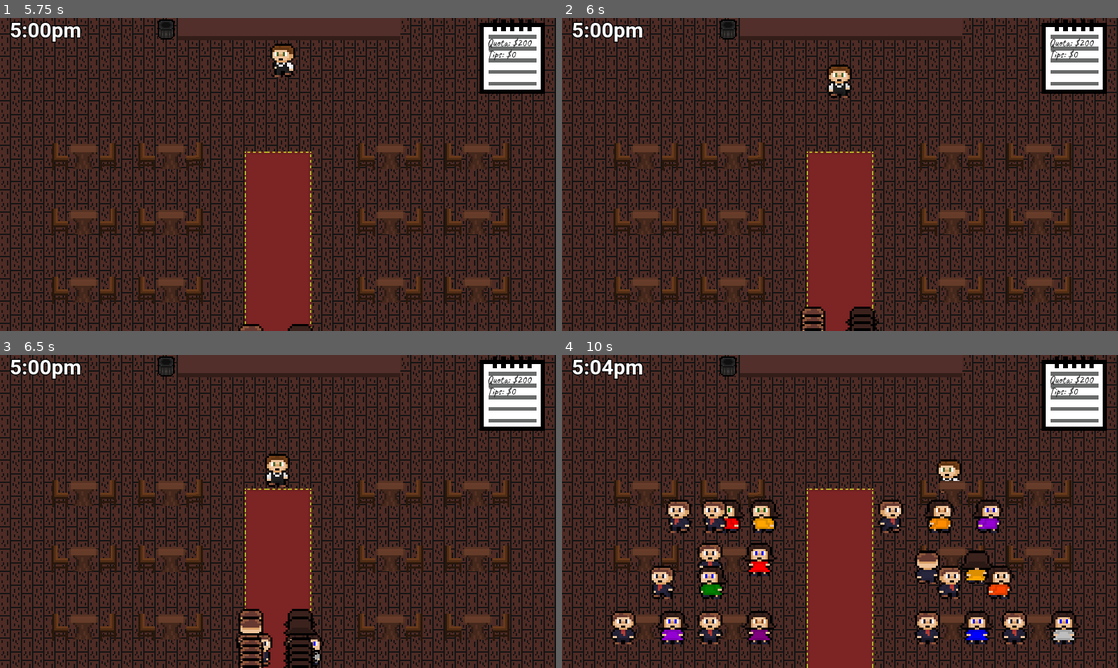
Above: before the commit, frames 1-4 (two rows, left to right).
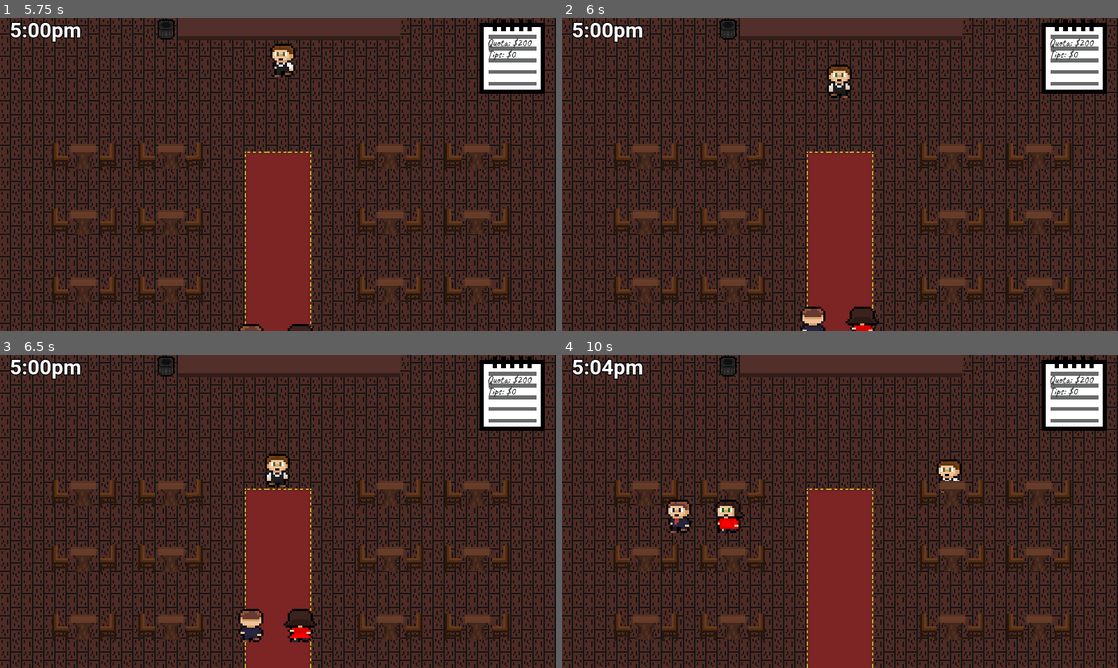
Above: after the commit, the same moments.

Repository: samw-26/Romantic-Evening
Game: Godot game, scene res://Assets/Scenes/title_screen.tscn
Same seed, same stepped clock (60 frames per second), same inputs: the game is played once before the commit and once after it.
Inputs:
- Up to frame 1 (5.75 s): click "Start" at 0.5 s; tap Enter at 1.25 s; hold D (right) 1.28-2.03 s; hold E (take) 1.28-2.03 s; hold S (down) 2.03-2.78 s; tap E (take) at 2.1, 3.6, 5.1 s; hold D (right) 2.78-3.53 s; hold E (take) 2.78-3.53 s; hold W (up) 3.53-4.28 s; hold E (take) 4.28-5.03 s; hold A (left) from 4.28 s (still down)
- Up to frame 2 (6 s): release A (left) at 5.78 s; hold S (down) from 5.78 s (still down); hold E (take) from 5.78 s (still down)
- Up to frame 3 (6.5 s): keep holding S (down); keep holding E (take)
- Up to frame 4 (10 s): release S (down) at 6.53 s; release E (take) at 6.53 s; hold D (right) 6.53-7.28 s; tap E (take) at 6.6, 8.1, 9.6 s; hold W (up) 7.28-8.03 s; hold E (take) 7.28-8.03 s; hold D (right) 8.03-8.78 s; hold S (down) 8.78-9.53 s; hold E (take) 8.78-9.53 s; hold A (left) from 9.53 s (still down)

Frame 1 is identical in both runs. In frame 2, 0.4% of the frame differs, in the area x 42-57%, y 94-100%; in frame 3, 1.5%; in frame 4, 7.5%, in the area x 8-94%, y 46-93%.

Commit message:
Fixed meals being lost in queue by making priority queue that is run instead of normal queue.

Diff:
--- a/Assets/Scenes/couple.tscn
+++ b/Assets/Scenes/couple.tscn
@@ -354,7 +354,7 @@
 radius = 17.1828
 
 [sub_resource type="RectangleShape2D" id="RectangleShape2D_q860f"]
-size = Vector2(160, 124)
+size = Vector2(160, 112)
 
 [node name="Couple" type="CharacterBody2D" groups=["couples"]]
 collision_layer = 2
@@ -529,10 +529,9 @@
 shape = SubResource("CircleShape2D_bmfwy")
 
 [node name="Area2D" type="Area2D" parent="."]
-visible = false
 
 [node name="CollisionShape2D" type="CollisionShape2D" parent="Area2D"]
-position = Vector2(71, -3)
+position = Vector2(71, -9)
 shape = SubResource("RectangleShape2D_q860f")
 
 [node name="StatusTimer" type="Timer" parent="."]
--- a/Assets/Scenes/global.gd
+++ b/Assets/Scenes/global.gd
@@ -5,6 +5,7 @@
 var available_chairs: Array[Node]
 #Ordering
 var order_queue: Array
+var priority_queue: Array
 #Cook Time
 var food_dict: Dictionary = {"Water": 2,"Wine": 2,"Beer": 2,"Steak": 5, "Spaghetti": 5, "Salad": 5,"Icecream":3,"PumpkinPie":3,"ChocolateCake":3}
 var no_plates: Array = ["Water","Wine","Beer","Salad","Icecream"]
@@ -68,7 +69,9 @@
 				else:
 					plate_available = false
 
-			if !order_queue.is_empty() and plate_available:
+			if !priority_queue.is_empty():
+				food_waiting(priority_queue.pop_back())
+			elif !order_queue.is_empty():
 				cook(order_queue.pop_front())
 
 		#Once restaurant is empty and closing, show end game screen
@@ -111,4 +114,13 @@
 		if plate.available:
 			plate.food_ready(order)
 			return
-	order_queue.append(order)
+	priority_queue.push_front(order)
+
+func food_waiting(order: String):
+	for plate in plates:
+		if plate.available:
+			plate.available = false
+			await get_tree().create_timer(0.5,false).timeout
+			plate.food_ready(order)
+			return
+	priority_queue.append(order)
--- a/Assets/Scenes/restaurant.tscn
+++ b/Assets/Scenes/restaurant.tscn
@@ -640,7 +640,7 @@
 
 [node name="SpawnTimer" type="Timer" parent="."]
 unique_name_in_owner = true
-wait_time = 0.1
+wait_time = 15.0
 
 [node name="Clock" type="Timer" parent="."]
 unique_name_in_owner = true
--- a/Assets/Scenes/waiter.tscn
+++ b/Assets/Scenes/waiter.tscn
@@ -196,7 +196,6 @@
 
 [node name="Plate" type="Sprite2D" parent="Food/Left"]
 visible = false
-scale = Vector2(1, 1)
 texture = ExtResource("3_y5fhc")
 
 [node name="Water" type="Sprite2D" parent="Food/Left"]
